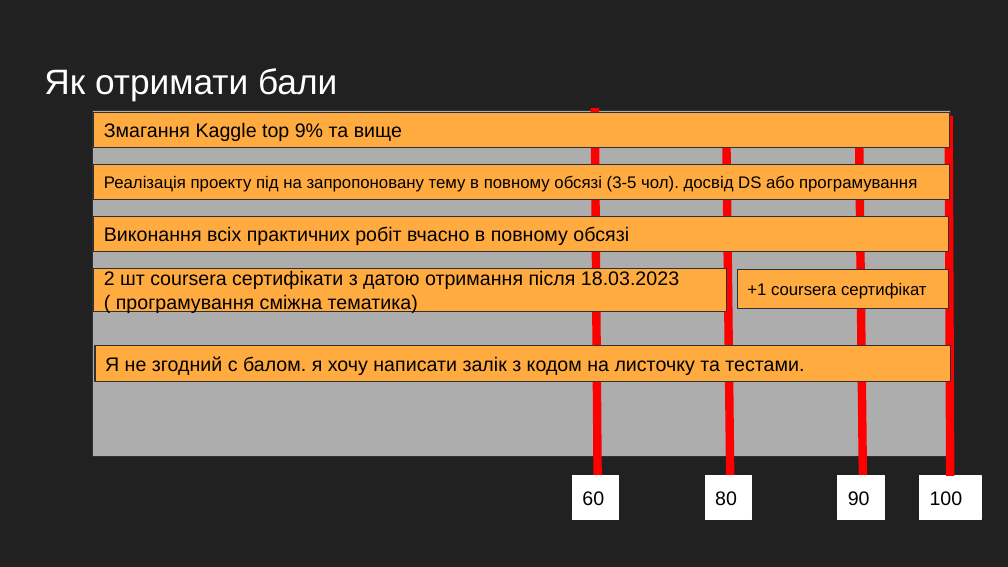
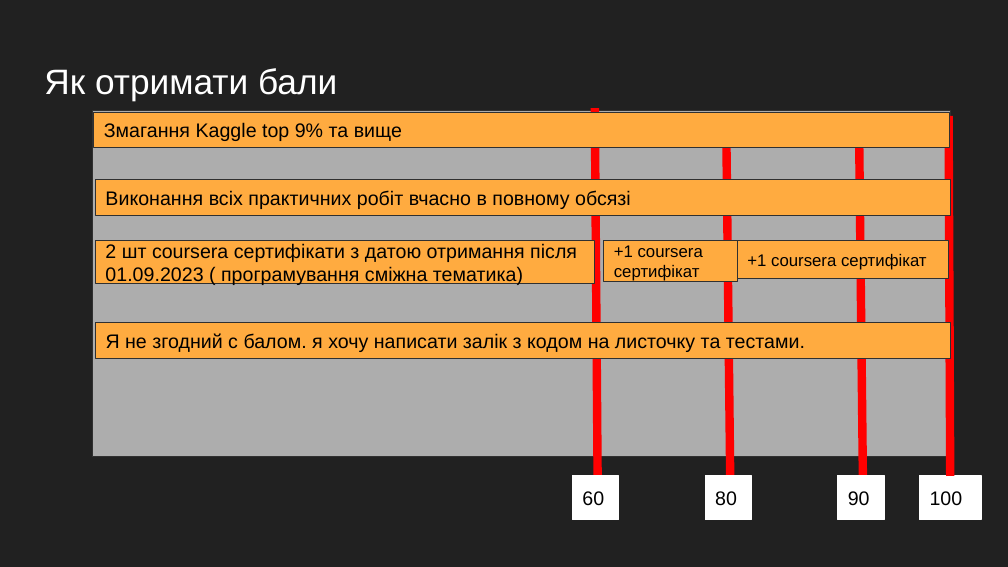
Before and after one commit to GeorgKantsedal/MMP-KKS-tasks, a slide deck: slide 2 of Вступ Заочка.pptx. Drawn at 1008x567 pixels with LibreOffice and Linux fonts; fonts in the diff are those of the drawing. Boxes give left, top, right and bottom in pixels: in the first picture for what was removed or moved away, otherwise in the second. Text is boxed around its words. In the diff, an @@ line names an element or a change of style, - is before the commit and + after.

```diff
--- a/Вступ Заочка.pptx
+++ b/Вступ Заочка.pptx
@@ rectangle removed at (94,164,949,200) @@
-Реалізація проекту під на запропоновану тему в повному обсязі (3-5 чол). досвід DS або програмування
@@ rectangle "Виконання всіх практичних робіт вчасно ...": place and size @@
-rectangle "Виконання всіх практичних робіт вчасно ..." at (94,216,949,251)
+rectangle "Виконання всіх практичних робіт вчасно ..." at (96,179,951,215)
@@ rectangle "2 шт coursera сертифікати з ...": place and size @@
-rectangle "2 шт coursera сертифікати з ..." at (94,268,726,311)
+rectangle "2 шт coursera сертифікати з ..." at (96,241,595,284)
@@ text in rectangle at (105,243,577,286): text changed @@
-2 шт coursera сертифікати з датою отримання після 18.03.2023 ( програмування сміжна тематика)
+2 шт coursera сертифікати з датою отримання після 01.09.2023 ( програмування сміжна тематика)
@@ rectangle added at (604,241,737,281), fill #FFAB40, outline #303030 0.75 pt, 12 pt, text #000000 @@
++1 coursera сертифікат
@@ rectangle "+1 coursera сертифікат": place and size @@
-rectangle "+1 coursera сертифікат" at (737,270,949,308)
+rectangle "+1 coursera сертифікат" at (737,241,949,279)
@@ rectangle "Я не згодний с балом. ...": place and size @@
-rectangle "Я не згодний с балом. ..." at (95,346,950,381)
+rectangle "Я не згодний с балом. ..." at (96,323,951,358)
```
Also in this commit, not shown: 3 other slides changed, 1 slide added.
